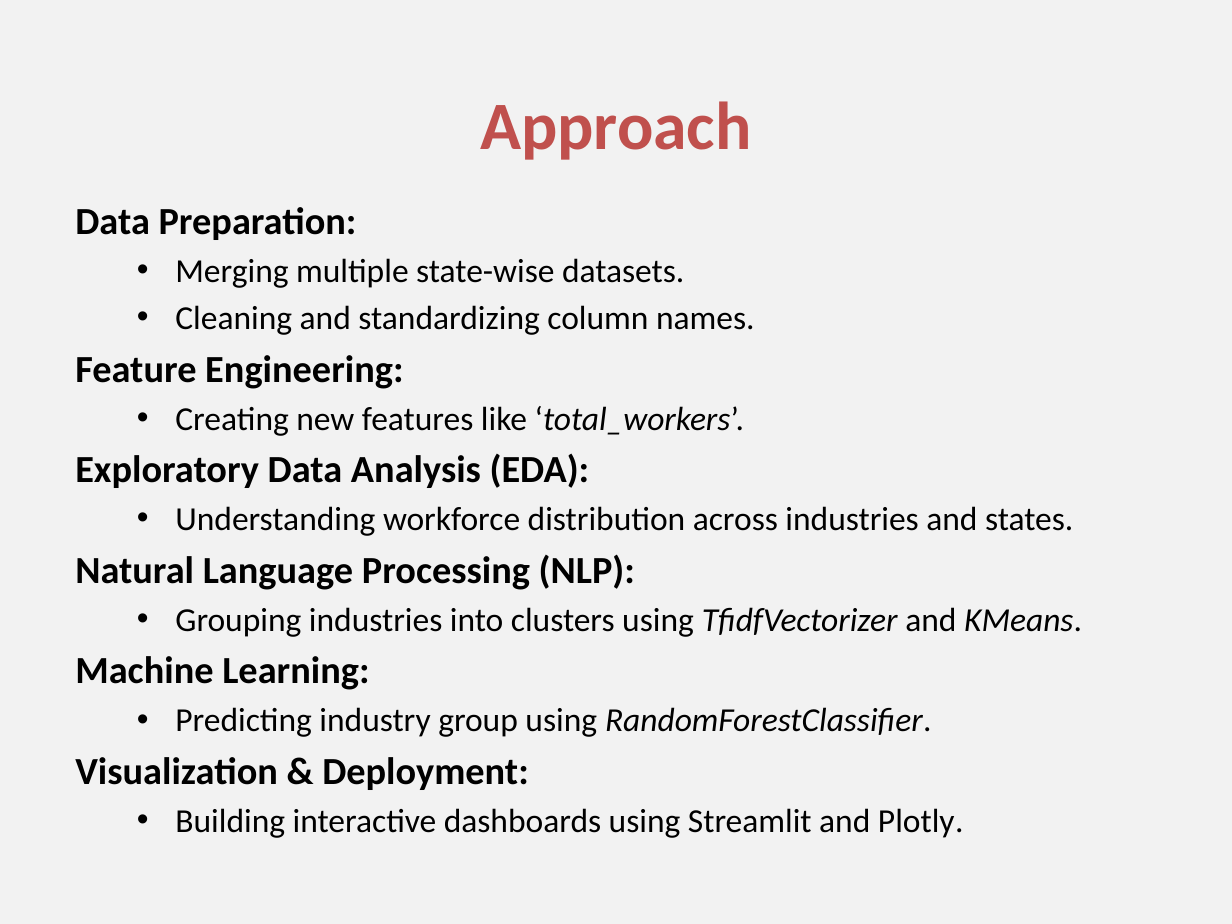
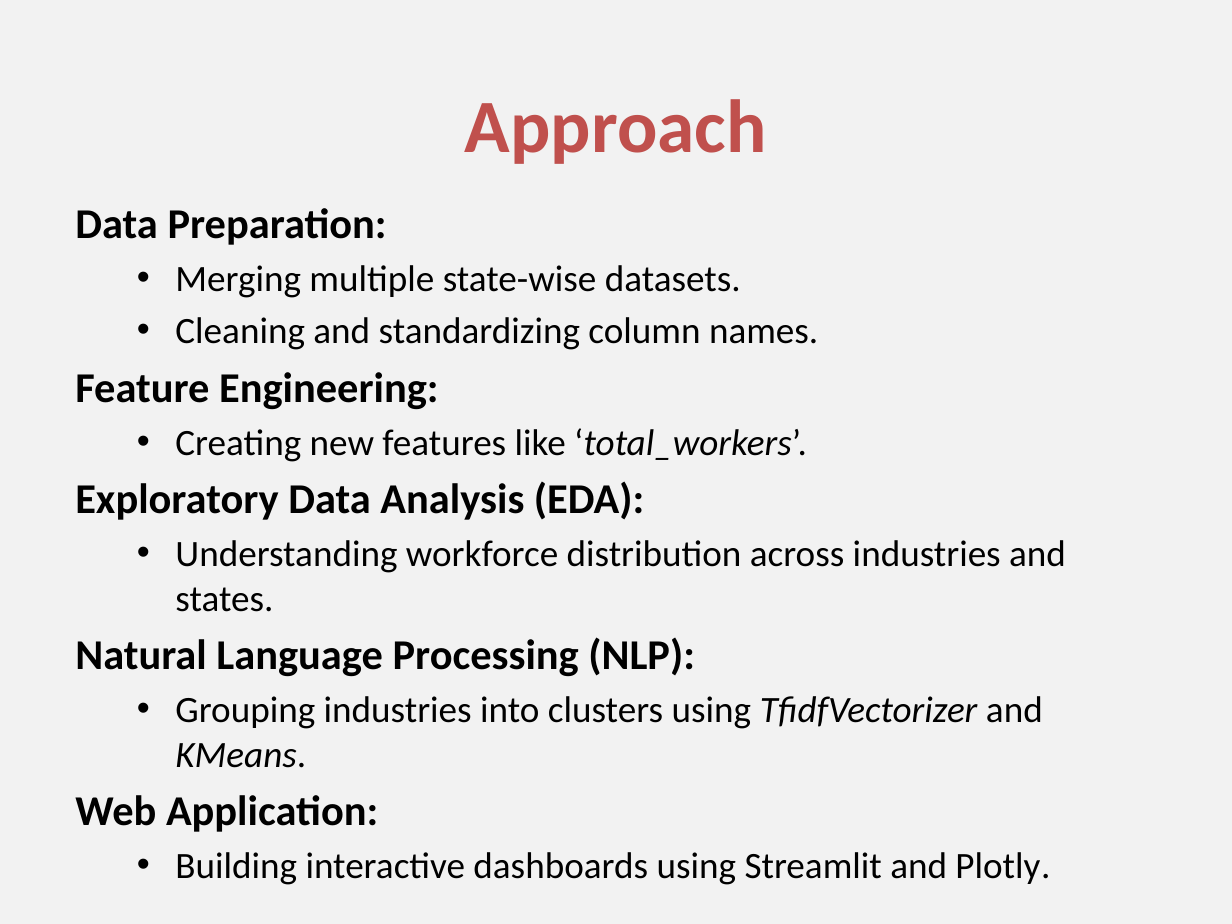
Before and after one commit to Thejasrajsathyamoorthy/Industrial-Human-Resources, a slide deck: slide 5 of I_HR Presentation.pptx. Drawn at 1232x924 pixels with LibreOffice and Linux fonts; fonts in the diff are those of the drawing. Boxes give left, top, right and bottom in pixels: in the first picture for what was removed or moved away, otherwise in the second. Text is boxed around its words. In the diff, an @@ line names an element or a change of style, - is before the commit and + after.

```diff
--- a/I_HR Presentation.pptx
+++ b/I_HR Presentation.pptx
@@ title "Approach" at [465, 99, 766, 164]: size 39.6 to 44 pt @@
@@ text at [75, 208, 1066, 885]: size 22.4 to 24.8 pt in "Data Preparation:", "Feature Engineering:", "Exploratory Data Analysis (EDA):", "Natural Language Processing (NLP):"; size 19.6 to 21.7 pt in "Merging multiple state-wise datasets.", "Cleaning and standardizing column names.", "Creating new features like ‘total_workers’.", "Understanding workforce distribution across industries and s ..." and 2 more places @@
@@ text at [75, 795, 378, 832]: text changed; size 19.6 to 24.8 pt; bold on @@
-Machine Learning:
-  • Predicting industry group using RandomForestClassifier.
-Visualization & Deployment:
+Web Application:
```
Also in this commit, not shown: 7 other slides changed, 2 slides added, 1 slide removed.
